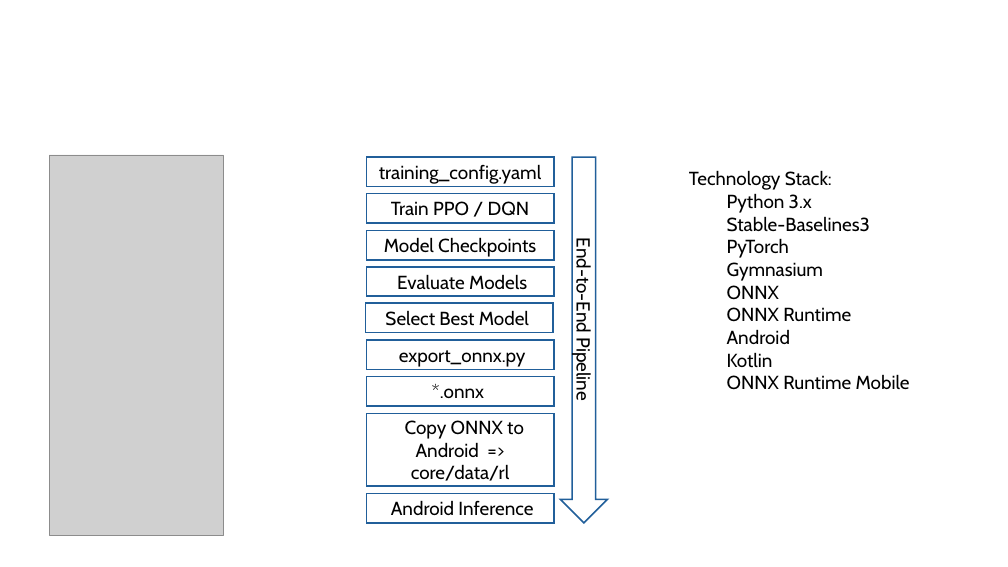
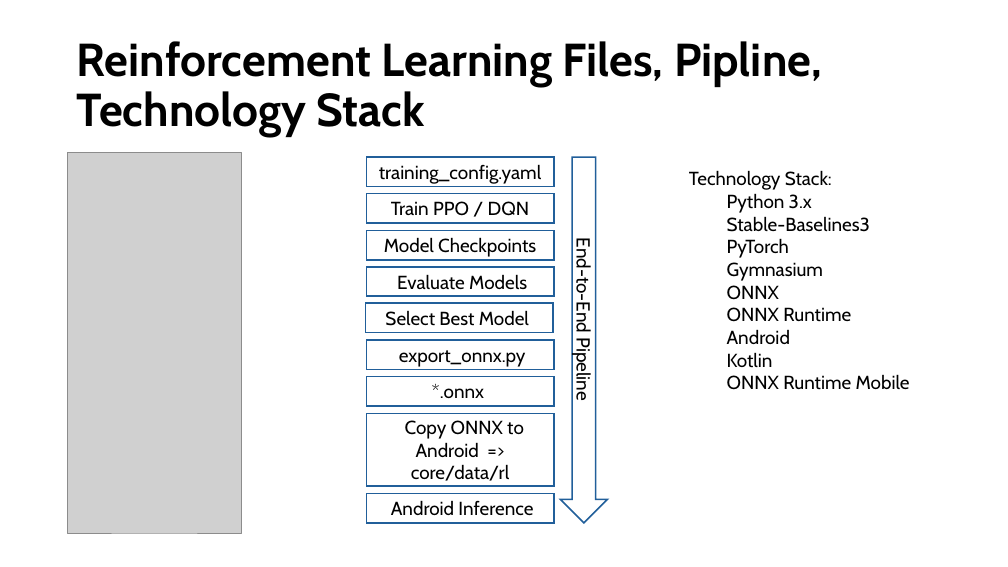
Before and after one commit to MIA-CDFR/SAASMRL, a slide deck: slide 12 of Relatórios/AR/AR_apresentação.pptx. Drawn at 1008x567 pixels with LibreOffice and Linux fonts; fonts in the diff are those of the drawing; grey boxes stand for pictures. Boxes give left, top, right and bottom in pixels: in the first picture for what was removed or moved away, otherwise in the second. Text is boxed around its words. In the diff, an @@ line names an element or a change of style, - is before the commit and + after.

```diff
--- a/Relatórios/AR/AR_apresentação.pptx
+++ b/Relatórios/AR/AR_apresentação.pptx
@@ title added at (77, 41, 822, 137), 44 pt, text #000000, bold @@
+Reinforcement Learning Files, Pipline, Technology Stack
@@ picture: place and size @@
-picture at (49, 155, 224, 535)
+picture at (67, 153, 242, 533)
```
Also in this commit, not shown: 8 other slides changed, 2 slides added, 3 slides removed, 4 other files.
